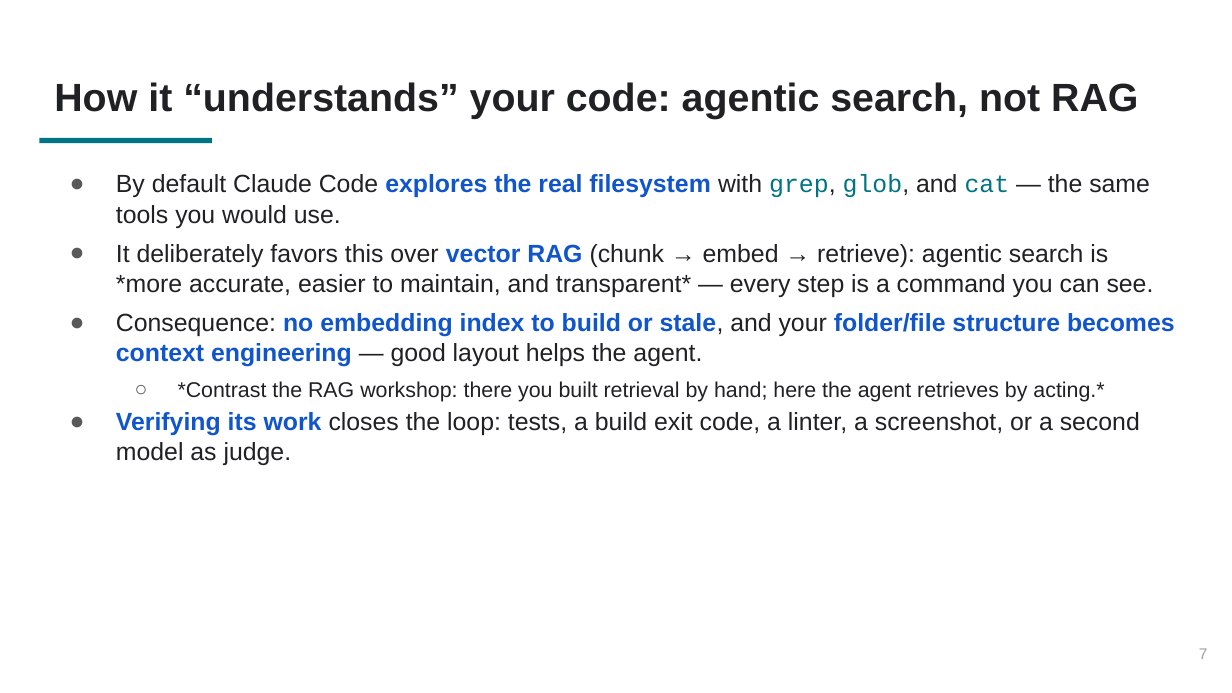
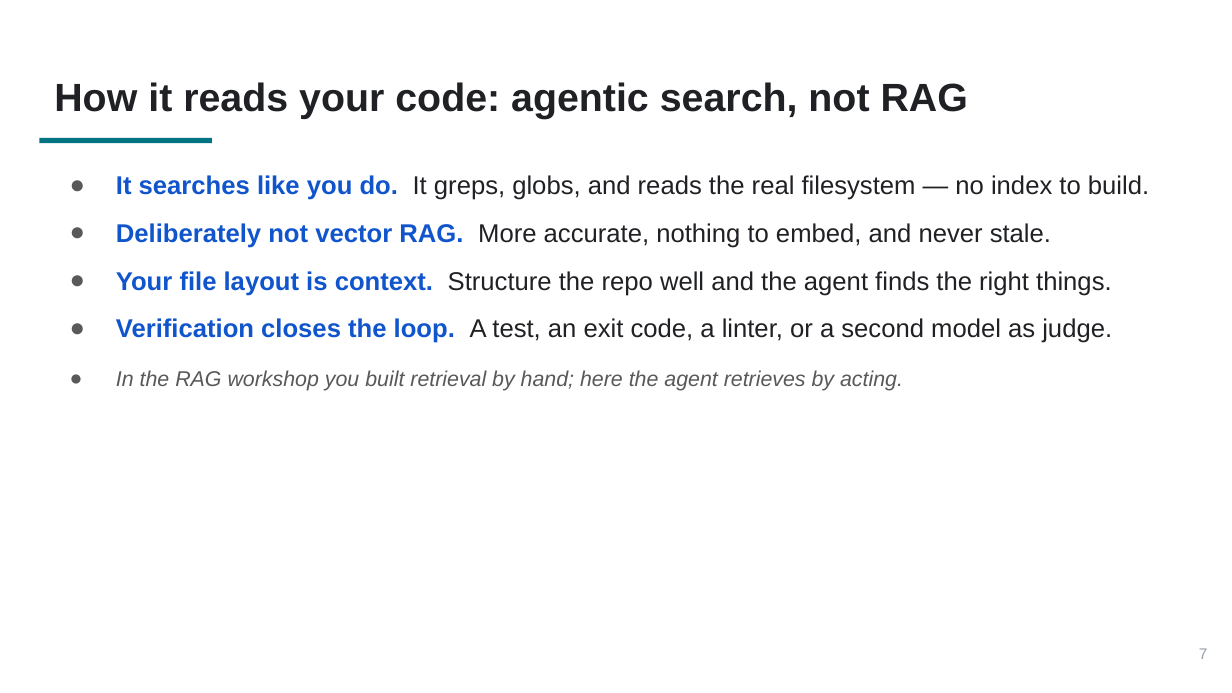
Before and after one commit to PursuitOfDataScience/uchicago-workshops, a slide deck: slide 7 of claude-code-tutorial/claude-code-tutorial.pptx. Drawn at 1232x693 pixels with LibreOffice and Linux fonts; fonts in the diff are those of the drawing. Boxes give left, top, right and bottom in pixels: in the first picture for what was removed or moved away, otherwise in the second. Text is boxed around its words. In the diff, an @@ line names an element or a change of style, - is before the commit and + after.

```diff
--- a/claude-code-tutorial/claude-code-tutorial.pptx
+++ b/claude-code-tutorial/claude-code-tutorial.pptx
@@ title at bbox=[54, 82, 968, 119]: text changed @@
-How it “understands” your code: agentic search, not RAG
+How it reads your code: agentic search, not RAG
@@ text at bbox=[116, 175, 1149, 391]: text changed; size 14.5 to 15 pt @@
-● By default Claude Code explores the real filesystem with grep, glob, and cat — the same tools you would use.
-● It deliberately favors this over vector RAG (chunk → embed → retrieve): agentic search is *more accurate, easier to maintain, and transparent* — every step is a command you can see.
-● Consequence: no embedding index to build or stale, and your folder/file structure becomes context engineering — good layout helps the agent.
-  ○ *Contrast the RAG workshop: there you built retrieval by hand; here the agent retrieves by acting.*
-● Verifying its work closes the loop: tests, a build exit code, a linter, a screenshot, or a second model as judge.
+● It searches like you do. It greps, globs, and reads the real filesystem — no index to build.
+● Deliberately not vector RAG. More accurate, nothing to embed, and never stale.
+● Your file layout is context. Structure the repo well and the agent finds the right things.
+● Verification closes the loop. A test, an exit code, a linter, or a second model as judge.
+● In the RAG workshop you built retrieval by hand; here the agent retrieves by acting.
```
Also in this commit, not shown: 35 other slides changed, 3 other files.
